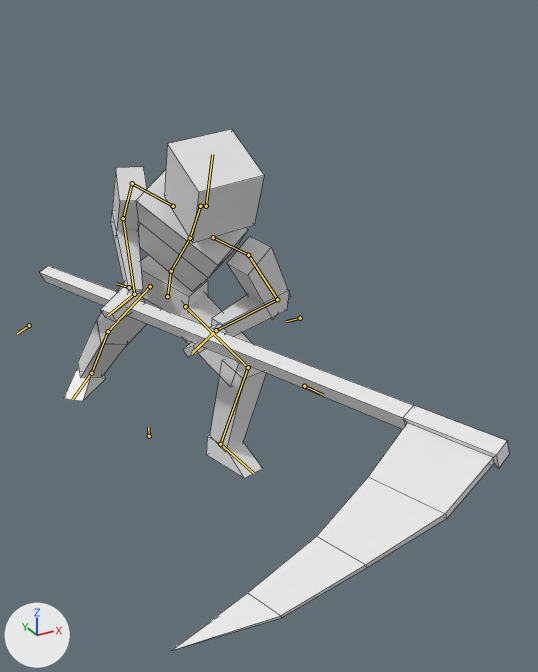
One commit to the Blender file Human Skeleton.blend: the scene before it, then after it.
Both versions are drawn from a camera (50 mm lens) standing at (-0.9, -2.72, 1.71) and looking at (0.38, -0.4, 0.55). Arrows for +X, +Y and +Z are at lower left; the lights stay in place. Both versions are drawn at frame 6 of the action 'Player_Attack_Left'; the numbers are the values there. The bones that bend it are drawn over the model as lines. Mesh edges are drawn as thin lines.

Names of what the first picture shows: 'Mesh', 'Scythe'.
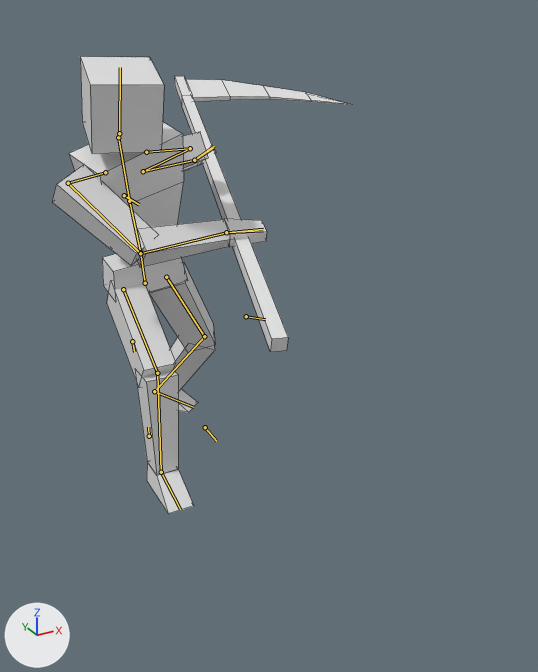
Boxes (x1, y1, x2, y2) around the edits, measured in the pictures (538 x 672 px):
'Mesh', posed (31% taller)
    before: (64, 129, 291, 478)
    after: (52, 57, 267, 514)
'Scythe', posed (62% narrower, 28% shorter)
    before: (39, 266, 509, 650)
    after: (174, 76, 351, 352)
bone 'Midriff', root to tip
    before: (171, 271) to (190, 238)
    after: (140, 252) to (129, 201)
bone 'Chest', root to tip
    before: (190, 238) to (200, 206)
    after: (129, 201) to (118, 137)
bone 'Neck', root to tip
    before: (200, 206) to (206, 206)
    after: (118, 137) to (119, 133)
bone 'Head', root to tip
    before: (206, 206) to (212, 154)
    after: (119, 133) to (120, 67)
bone 'Shoulder.L', root to tip
    before: (213, 237) to (248, 255)
    after: (146, 152) to (190, 148)
bone 'Shoulder.R', root to tip
    before: (173, 206) to (132, 183)
    after: (105, 172) to (68, 183)
bone 'IK_Hand.L', root to tip
    before: (216, 330) to (192, 352)
    after: (194, 160) to (213, 147)
bone 'IK_Elbow.L', root to tip
    before: (300, 318) to (286, 321)
    after: (124, 195) to (139, 204)
bone 'IK_Hand.R', root to tip
    before: (134, 294) to (108, 315)
    after: (226, 232) to (263, 229)
bone 'IK_Elbow.R', root to tip
    before: (129, 287) to (116, 283)
    after: (132, 341) to (134, 352)
bone 'IK_Foot.R', root to tip
    before: (91, 373) to (72, 399)
    after: (161, 472) to (180, 509)

The edits, one by one:
Bone 'IK_Hips' (bone_ik_hips) moves from (0.122, 0.279, -0.056) to (0.0, 0.183, -0.06).
Bone 'IK_Hips' (bone_ik_hips) turns from (38, 51, 31) to (8, 1, -7) degrees about its own x, y and z.
Bone 'Midriff' (bone_midriff) turns from (11, 5, -17) to (6, 7, 2) degrees about its own x, y and z.
Bone 'Chest' (bone_chest) turns from (11, 2, 0) to (6, 8, 6) degrees about its own x, y and z.
Bone 'Neck' (bone_neck) turns from (-2, 26, -21) to (34, -37, -1) degrees about its own x, y and z.
Bone 'Head' (bone_head) turns from (-27, 29, 2) to (-35, 8, -2) degrees about its own x, y and z.
Bone 'Shoulder.L' (bone_shoulder_l) turns from (-4, -6, 14) to (12, 15, -23) degrees about its own x, y and z.
Bone 'Shoulder.R' (bone_shoulder_r) turns from (0, 18, 18) to (-1, 22, -1) degrees about its own x, y and z.
Bone 'IK_Hand.L' (bone_ik_hand_l) moves from (0.89, -0.816, 0.298) to (0.266, -0.516, -0.404).
Bone 'IK_Hand.L' (bone_ik_hand_l) turns from (20, -9, -161) to (21, -153, 13) degrees about its own x, y and z.
Bone 'IK_Elbow.L' (bone_ik_elbow_l) moves from (-0.295, -0.253, -0.193) to (-0.252, -0.727, 0.214).
Bone 'IK_Foot.L' (bone_ik_foot_l) moves from (0.065, 0.291, 0.126) to (-0.06, -0.269, 0.051).
Bone 'IK_Foot.L' (bone_ik_foot_l) turns from (15, -3, 0) to (41, -8, -3) degrees about its own x, y and z.
Bone 'IK_Hand.R' (bone_ik_hand_r) moves from (-0.754, -0.859, -0.041) to (-0.558, -1.129, 0.272).
Bone 'IK_Hand.R' (bone_ik_hand_r) turns from (13, -4, 24) to (163, -25, 5) degrees about its own x, y and z.
Bone 'IK_Elbow.R' (bone_ik_elbow_r) moves from (-0.193, -0.11, 0.14) to (-0.236, -0.132, -0.062).
Bone 'IK_Foot.R' (bone_ik_foot_r) moves from (0.133, -0.6, -0.026) to (-0.081, 0.363, -0.011).
Bone 'IK_Foot.R' (bone_ik_foot_r) turns from (43, 9, 3) to (1, 0, 0) degrees about its own x, y and z.
